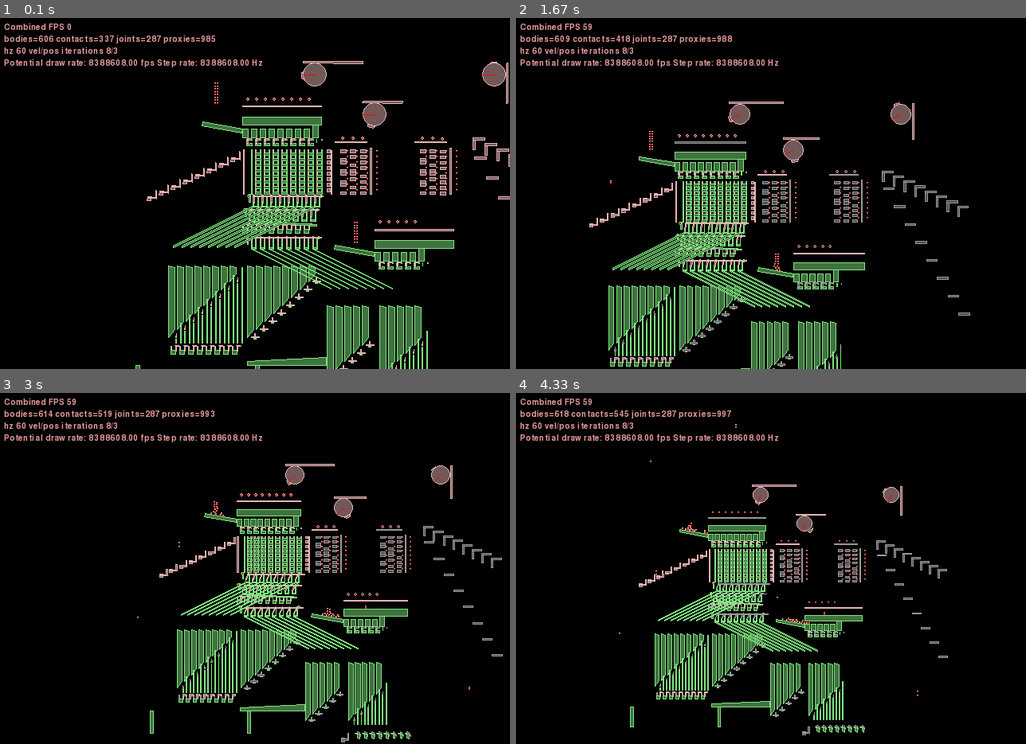
Above: before the commit, frames 1-4 (two rows, left to right).
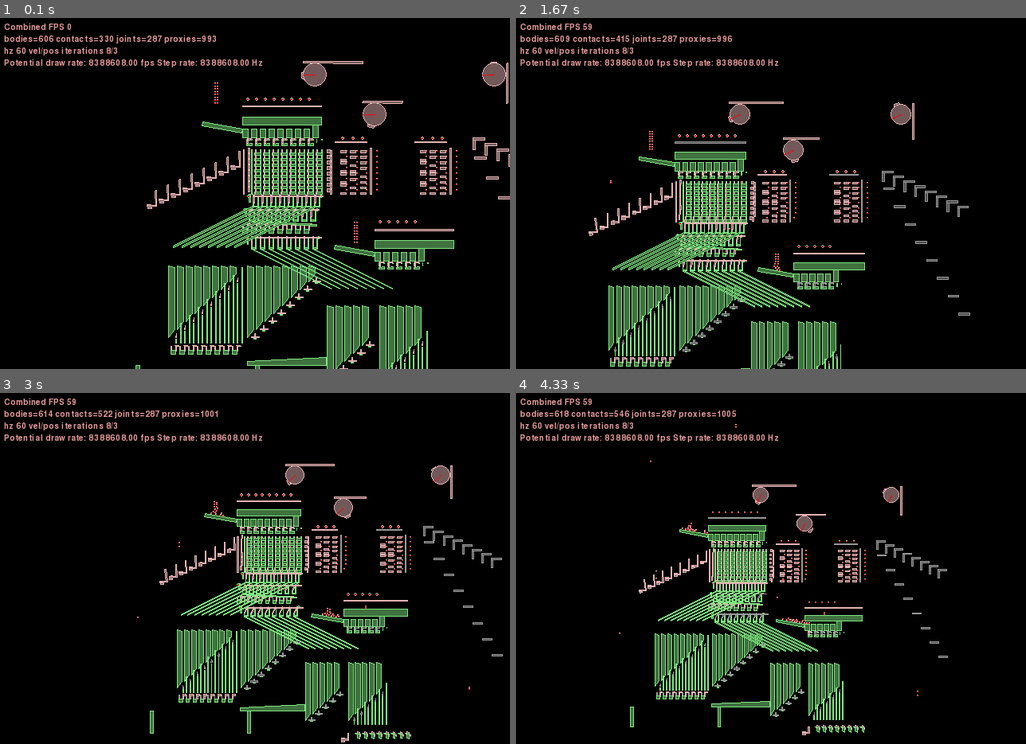
Above: after the commit, the same moments.

Repository: jmacarthur/box2d-ssem
Game: pygame game, started from main.py
Same seed, same stepped clock (60 frames per second), same inputs: the game is played once before the commit and once after it.
Inputs (mouse positions are in pixels of both pictures, inside the frame that each line leads up to):
- Up to frame 1 (0.1 s): no input
- Up to frame 2 (1.67 s): hold Right 0.33-0.8 s; move the mouse to (750, 193) at 0.37 s; hold Up 0.83-1.13 s; move the mouse to (771, 204) at 0.87 s; tap Space at 0.9, 1.23, 1.53 s; tap X at 0.98 s; hold Right 1.17-1.63 s; move the mouse to (648, 179) at 1.2 s
- Up to frame 3 (3 s): hold Left 1.67-2.2 s; move the mouse to (306, 638) at 1.7 s; tap Space at 1.73, 2.03, 2.3, 2.63, 2.93 s; hold Down 2.23-2.53 s; move the mouse to (96, 642) at 2.27 s; tap X at 2.38 s; hold Left 2.57-2.97 s; move the mouse to (443, 687) at 2.6 s
- Up to frame 4 (4.33 s): hold Up 3-3.37 s; move the mouse to (832, 586) at 3.03 s; tap Space at 3.07, 3.47, 3.77, 4.13 s; hold Right 3.4-4.03 s; move the mouse to (781, 424) at 3.43 s; tap X at 3.55 s; hold Down from 4.07 s (still down); move the mouse to (648, 477) at 4.1 s

The runs differ from the first frame. In frame 1, 1.0% of the frame differs, in the area x 21-88%, y 4-55%; in frame 2, 1.1%, in the area x 14-68%, y 4-63%; in frame 3, 1.1%; in frame 4, 1.0%.

Commit message:
Adjustments to selector part sizes

Diff:
--- a/main.py
+++ b/main.py
@@ -51,7 +51,7 @@
         else:
             body = self.add_dynamic_polygon(box_polygon(3,height), xpos,ypos, filters[0])
             body.attachment_point = (xpos+1.5,ypos+height/2)
-            self.slide_joint(attachment_body, body, (1,0), 0, 20, friction=False)
+            self.slide_joint(attachment_body, body, (1,0), 0, 20, friction=0)
             return body
 
     def horizontal_rotating_bar(self, xpos, ypos, height, attachment_body,support_sep=0):
@@ -70,7 +70,7 @@
         else:
             body = self.add_dynamic_polygon(box_polygon(height,3), xpos,ypos, filters[0])
             body.attachment_point = (xpos+height/2,ypos+1.5)
-            self.slide_joint(attachment_body, body, (0,-1), -20, 0, friction=False)
+            self.slide_joint(attachment_body, body, (0,-1), -20, 0, friction=0)
             return body
 
 
@@ -132,7 +132,7 @@
         toggle_shape = [ fixtureDef(shape=makeBox(xpos-10, ypos, 20, 3), density=1.0),
                             fixtureDef(shape=makeBox(xpos-1.5, ypos, 3, 10), density=1.0) ]
         toggle = self.add_multifixture(toggle_shape)
-        self.revolving_joint(bodyA=toggle, bodyB=attachment_body, anchor=(xpos,ypos), friction=True)
+        self.revolving_joint(bodyA=toggle, bodyB=attachment_body, anchor=(xpos,ypos), friction=1.0)
 
         # Bit that goes under the toggle to stop it moving too far
         self.add_static_polygon(box_polygon(6,2), xpos-3, ypos-3)
@@ -246,11 +246,11 @@
 
             bellcrank = self.add_multifixture(bellcrank_shape)
             anchorpos = (xpos+c*pitch+crank_offset, ypos+crank_y+10)
-            self.revolving_joint(bodyA=bellcrank, bodyB=attachment_body, anchor=anchorpos, friction=False)
+            self.revolving_joint(bodyA=bellcrank, bodyB=attachment_body, anchor=anchorpos, friction=0)
             injector_crank_array.append((bellcrank, (anchorpos[0]+8,anchorpos[1])))
             # All-inject bar
             raiser = self.add_dynamic_circle(xpos+c*pitch+15, ypos+130, radius=5, density=50.0)
-            self.slide_joint(attachment_body, raiser, (0,1), 0,5, friction=False)
+            self.slide_joint(attachment_body, raiser, (0,1), 0,5, friction=0)
             self.world.CreateDistanceJoint(bodyA=bellcrank,
 	                              bodyB=raiser,
                                       anchorA=((anchorpos[0]+5)*self.scale,(anchorpos[1]-10)*self.scale),
@@ -285,7 +285,7 @@
             for row in range(0,8):
                 enabled = (row >> selector_no) & 1
                 row_selector_fixtures.append(
-                    fixtureDef(shape=makeBox(14+25*selector_no,follower_spacing*row+7*enabled,14,7),             density=1.0,
+                    fixtureDef(shape=makeBox(14+25*selector_no,follower_spacing*row+7*enabled,14,5), density=1.0,
                                filter=filter(groupIndex=1, categoryBits=0x0001, maskBits=0xFFFF))
                 )
             #Pegs which are used to raise the selector rods all at once
@@ -296,7 +296,7 @@
 
             row_selector = self.add_multifixture(row_selector_fixtures, xpos+200, 0)
             selector_array.append(row_selector)
-            self.slide_joint(row_selector, groundBody, (0,1), -8, 0, friction=False)
+            self.slide_joint(row_selector, groundBody, (0,1), -8, 0, friction=0)
 
         holdoff_bar = self.horizontal_rotating_bar(xpos+200, ypos+130, 80, groundBody, 50)
         holdoff_bar.attachment_point = (xpos+220,ypos+130)
@@ -304,10 +304,10 @@
         for row in range(0,8):
             row_follower_fixtures = []
             for selector_no in range(0,selector_rods+1):
-                row_follower_fixtures.append(fixtureDef(shape=circleShape(radius=6.35/2, pos=(selector_no*25+32,14*row+10)), density=1.0, filter=filter(groupIndex=1, categoryBits=0x0002, maskBits=0xFFFE)))
+                row_follower_fixtures.append(fixtureDef(shape=circleShape(radius=3, pos=(selector_no*25+32,14*row+10)), density=1.0, filter=filter(groupIndex=1, categoryBits=0x0002, maskBits=0xFFFE)))
             follower = self.add_multifixture(row_follower_fixtures, xpos+200, 0)
             follower_array.append(follower)
-            self.slide_joint(follower, groundBody, (1,0), limit1=0, limit2=20, friction=False)
+            self.slide_joint(follower, groundBody, (1,0), limit1=0, limit2=20, friction=0)
 
         # Holdoff bar for all output rods
         self.vertical_rotating_bar(xpos+200+25*selector_rods+14,0,14*memory_rows+5, groundBody)
@@ -319,18 +319,19 @@
         for col in range(0,8):
             row_injector_fixtures.append(fixtureDef(shape=makeBox(7+22*col,0,3,7), density=1.0, filter=filter(groupIndex=1, categoryBits=0x0002, maskBits=0xFFFE)))
         row_injector_fixtures.append(fixtureDef(shape=makeBox(22*8+12,0,7,7), density=1.0, filter=filter(groupIndex=1, categoryBits=0x0002, maskBits=0xFFFE)))
+        row_injector_fixtures.append(fixtureDef(shape=makeBox(-10,0,3,12), density=1.0, filter=filter(groupIndex=1, categoryBits=0x0002, maskBits=0xFFFE)))
 
         injectors=[]
         for col in range(0,8):
             injector = self.add_multifixture(row_injector_fixtures, 0, 7+14*col)
             injectors.append(injector)
-            self.slide_joint(injector, groundBody, (1,0), 7, 17, friction=False)
+            self.slide_joint(injector, groundBody, (1,0), 7, 17, friction=0)
 
         row_ejector_fixtures = []
         for col in range(0,8):
             ejector = fixtureDef(shape=makeBox(22*col,0,14,7), density=1.0, filter=filter(groupIndex=1, categoryBits=0x0002, maskBits=0xFFFE))
             row_ejector_fixtures.append(ejector)
-        row_ejector_fixtures.append(fixtureDef(shape=makeBox(22*8+14,0,3,13), density=1.0, filter=filter(groupIndex=1, categoryBits=0x0002, maskBits=0xFFFE)))
+        row_ejector_fixtures.append(fixtureDef(shape=makeBox(22*8+14,1,3,11), density=1.0, filter=filter(groupIndex=1, categoryBits=0x0002, maskBits=0xFFFE)))
 
         for col in range(0,8):
             row_ejector_fixtures.append(fixtureDef(shape=makeBox(22*col,0,14,7), density=1.0, filter=filter(groupIndex=1, categoryBits=0x0002, maskBits=0xFFFE)))
@@ -340,11 +341,11 @@
             ejector = self.add_multifixture(row_ejector_fixtures, 0, 14*col)
             ejector.attachment_point = (22*col, 0)
             ejectors.append(ejector)
-            self.slide_joint(ejector, groundBody, (1,0), 0, 14, friction=True)
+            self.slide_joint(ejector, groundBody, (1,0), 0, 14, friction=0)
 
         # Add weights which bias the rows
         for col in range(0,8):
-            crank = self.crank_left_up(xpos-250+30*col, ypos+14*col-10, groundBody)
+            crank = self.crank_left_up(xpos-250+30*col, ypos+14*col-30, groundBody, output_length=40, weight=50)
             self.distance_joint(ejectors[col], crank, ejectors[col].attachment_point, crank.attachment_point)
 
 
@@ -354,11 +355,7 @@
 
         # Rods which connect row selectors to ejectors
         for r in range(0,memory_rows):
-            self.world.CreateDistanceJoint(bodyA=ejectors[r],
-	                              bodyB=self.memory_followers[r],
-                                      anchorA=(200, 14*r+10),
-	                              anchorB=(200+35,14*r+10),
-	                                   collideConnected=False)
+            self.distance_joint(ejectors[r], self.memory_followers[r], (200,14*r+10), (200+35, 14*r+10))
 
         # Gate returner to push all the memory rows back in
         self.memory_returning_gate = self.vertical_rotating_bar(xpos-30,0,14*memory_rows, groundBody)
@@ -386,13 +383,13 @@
 
             self.injector_cranks[i]
 
-    def crank_left_up(self, xpos, ypos, attachment_body):
+    def crank_left_up(self, xpos, ypos, attachment_body, output_length=20, weight=10):
         crank_fixture_1 = fixtureDef(shape=makeBox(-20,0,20,3), density=1.0, filter=filters[0])
-        crank_fixture_2 = fixtureDef(shape=makeBox(0,0,3,20), density=1.0, filter=filters[0])
-        crank_fixture_3 = fixtureDef(shape=makeBox(-20,-5,10,10), density=10.0, filter=filters[0]) # Heavy weight
+        crank_fixture_2 = fixtureDef(shape=makeBox(0,0,3,output_length), density=1.0, filter=filters[0])
+        crank_fixture_3 = fixtureDef(shape=makeBox(-20,-5,10,10), density=weight, filter=filters[0]) # Heavy weight
         crank = self.add_multifixture([crank_fixture_1, crank_fixture_2, crank_fixture_3], xpos, ypos)
         self.revolving_joint(crank, attachment_body, (xpos,ypos))
-        crank.attachment_point=(xpos,ypos+20)
+        crank.attachment_point=(xpos,ypos+output_length)
         return crank
 
     def memory_sender(self, xpos, ypos, attachment_body):
@@ -449,12 +446,14 @@
         fixture = fixtureDef(shape=shape, density=1.0, filter=filter)
         return self.world.CreateDynamicBody(fixtures=fixture)
 
-    def slide_joint(self, body1, body2, axis, limit1, limit2,friction=True):
-        if friction:
+    def slide_joint(self, body1, body2, axis, limit1, limit2,friction=1.0):
+        if friction==False: friction = 0
+
+        if friction> 0:
             return self.world.CreatePrismaticJoint(
                 bodyA=body1, bodyB=body2,
                 anchor=body2.worldCenter,
-                axis=axis, maxMotorForce=10000.0,
+                axis=axis, maxMotorForce=10000.0*friction,
                 enableMotor=True, lowerTranslation=limit1*self.scale,
                 upperTranslation=limit2*self.scale, enableLimit=True)
         else:
